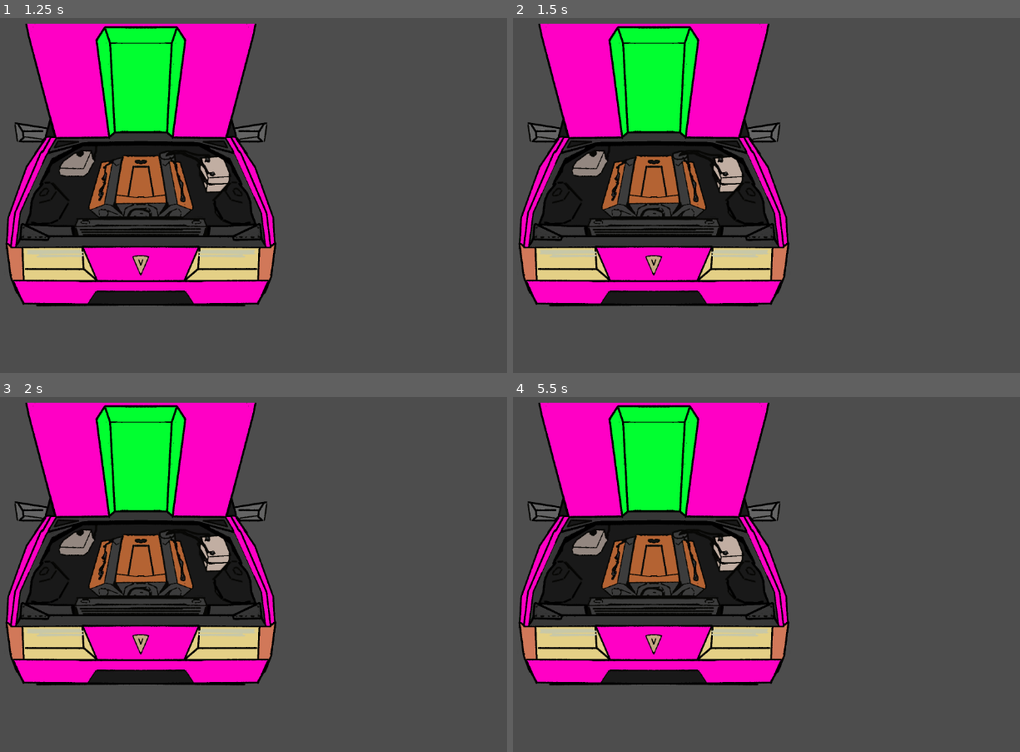
Above: before the commit, frames 1-4 (two rows, left to right).
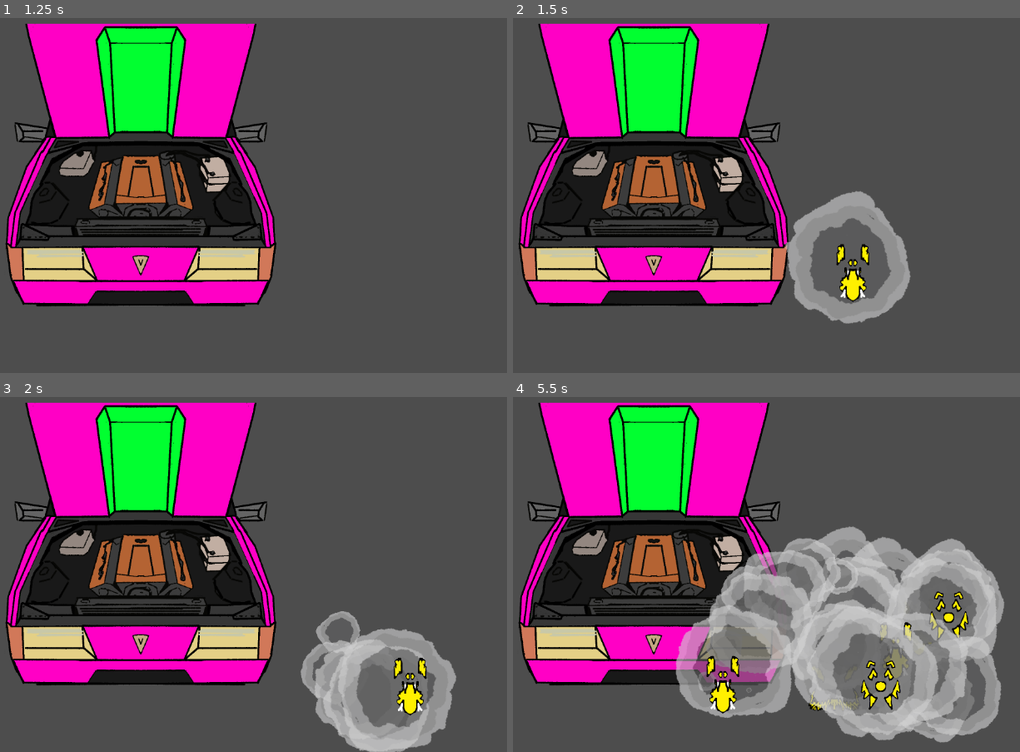
Above: after the commit, the same moments.

Repository: wildp4nts/gamemacgameface
Game: Godot game, scene res://game_scene.tscn
Two runs of this game, one before a commit and one after it. Both use one fixed random seed, a clock stepped at 60 frames per second and the inputs below.
Inputs (mouse positions are in pixels of both pictures, inside the frame that each line leads up to):
- Up to frame 1 (1.25 s): tap Enter at 0.5 s; move the mouse to (141, 191) at 0.52 s; click (141, 191) at 0.6 s
- Up to frame 2 (1.5 s): tap Space at 1.25 s; move the mouse to (654, 170) at 1.27 s; click (654, 170) at 1.35 s
- Up to frame 3 (2 s): no input
- Up to frame 4 (5.5 s): click (654, 549) at 2.1 s; click (654, 549) at 2.85 s; click (654, 549) at 3.6 s; click (654, 549) at 4.35 s; move the mouse to (720, 563) at 5.02 s; click (720, 563) at 5.1 s

Frame 1 is identical in both runs. In frame 2, 4.5% of the frame differs, in the area x 53-79%, y 48-87%; in frame 3, 7.3%; in frame 4, 27%, in the area x 32-97%, y 36-98%.

Commit message:
ghost spawning

Diff:
--- a/classes/CarPart.gd
+++ b/classes/CarPart.gd
@@ -15,7 +15,6 @@
 # Called every frame. 'delta' is the elapsed time since the previous frame.
 func _process(_delta):
 	if Input.is_action_just_pressed("mouse_click") and mouse_in:
-		print(get_name())
 		clicked_on.emit()
 
 
--- /dev/null
+++ b/classes/Engine Bay.tscn
@@ -0,0 +1,9 @@
+[gd_scene format=3 uid="uid://c58sywc6051wk"]
+
+[node name="EngineBay" type="Node2D"]
+
+[node name="bay" type="Sprite2D" parent="."]
+
+[node name="Sprite2D2" type="Sprite2D" parent="."]
+
+[node name="bay_front" type="Sprite2D" parent="."]
--- a/classes/car.gd
+++ b/classes/car.gd
@@ -6,9 +6,13 @@
 
 var mouse_in : bool = false
 
+var enemies : Array[Resource] = [preload("res://classes/ghost.tscn")]
+
 # Called when the node enters the scene tree for the first time.
 func _ready():
-	pass
+	var car_parts : Array[Node] = get_tree().get_nodes_in_group("car_part")
+	for car_part in car_parts:
+		car_part.clicked_on.connect(_on_clicked_on_part)
 
 func open():
 	get_node("CarBody").texture = load("res://assets/CAR_PLACEHOLDER_OPEN.png")
@@ -32,5 +36,12 @@
 	mouse_in = false
 
 
-func _on_engine_clicked_on():
-	print("clicked on") # Replace with function body.
+func _on_clicked_on_part():
+	var instance : Node = enemies[randi_range(0,enemies.size() - 1)].instantiate()
+	add_child(instance)
+	instance.defeated.connect(enemy_defeated)
+
+
+func enemy_defeated(instance):
+	instance.queue_free()
+	print("defeated")
--- a/classes/car.tscn
+++ b/classes/car.tscn
@@ -58,7 +58,6 @@
 
 [connection signal="mouse_entered" from="StaticBody2D" to="." method="_on_static_body_2d_mouse_entered"]
 [connection signal="mouse_exited" from="StaticBody2D" to="." method="_on_static_body_2d_mouse_exited"]
-[connection signal="clicked_on" from="Engine" to="." method="_on_engine_clicked_on"]
 
 [editable path="Engine"]
 [editable path="Radiator"]
--- a/classes/car_part.tscn
+++ b/classes/car_part.tscn
@@ -2,7 +2,7 @@
 
 [ext_resource type="Script" path="res://classes/CarPart.gd" id="1_kpwxk"]
 
-[node name="CarPart" type="Sprite2D" groups=["visible_after_opening"]]
+[node name="CarPart" type="Sprite2D" groups=["car_part", "visible_after_opening"]]
 visible = false
 script = ExtResource("1_kpwxk")
 
--- a/classes/ghost.gd
+++ b/classes/ghost.gd
@@ -6,18 +6,41 @@
 
 var timer : Timer
 
+@export var x_speed : float
+
+@export var y_speed : float
+
+#generates "random" value between - threshold and threshold
+@export var x_threshold : float
+
+@export var y_threshold : float
+
 func _ready():
 	timer = get_node("Timer")
 	timer.set_paused(true);
+	get_node("Sprite2D").texture = load("res://assets/GOSE/Ghost" + str(randi_range(1,4)) + ".png")
 
 func _process(_delta):
 	if !timer.is_stopped():
 		modulate = Color(1,1,1,timer.time_left/timer.wait_time)
 
+	x_speed += randf_range(-x_threshold,x_threshold)
+	y_speed += randf_range(-y_threshold,y_threshold)
+
+	var position_x = self.position.x + get_node("Sprite2D").texture.get_width()
+
+	#TODO: fix odrazeni
+	if((self.position.x + get_node("Sprite2D").texture.get_width()/2) > DisplayServer.window_get_size().x || (self.position.x - get_node("Sprite2D").texture.get_width()/2) < 0):
+		x_speed *= -1
+
+	if((self.position.y + get_node("Sprite2D").texture.get_height()/2) > DisplayServer.window_get_size().y || (self.position.y - get_node("Sprite2D").texture.get_height()/2) < 0):
+		y_speed *= -1
+
+	self.position += Vector2(x_speed,y_speed)
+
 
 func _on_timer_timeout():
-	defeated.emit()
-	print("despawn")
+	defeated.emit(self)
 
 
 func _on_mouse_entered():
--- a/classes/ghost.tscn
+++ b/classes/ghost.tscn
@@ -27,16 +27,21 @@
 orbit_velocity_min = -0.25
 orbit_velocity_max = 0.25
 gravity = Vector3(0, 0, 0)
+scale_min = 0.8
 scale_curve = SubResource("CurveTexture_osqn7")
 turbulence_noise_speed = Vector3(0.5, 0.5, 0.5)
 
 [sub_resource type="CircleShape2D" id="CircleShape2D_4mkfb"]
 radius = 140.228
 
-[node name="CharacterBody2D" type="CharacterBody2D"]
+[node name="CharacterBody2D" type="CharacterBody2D" groups=["enemy"]]
 position = Vector2(645, 299)
 input_pickable = true
 script = ExtResource("1_exl8r")
+x_speed = 4.0
+y_speed = 4.0
+x_threshold = 2.0
+y_threshold = 2.0
 
 [node name="GPUParticles2D" type="GPUParticles2D" parent="."]
 process_material = SubResource("ParticleProcessMaterial_vkwrt")
--- /dev/null
+++ b/enginepart.gd
@@ -0,0 +1,11 @@
+extends TextureButton
+
+
+# Called when the node enters the scene tree for the first time.
+func _ready():
+	pass # Replace with function body.
+
+
+# Called every frame. 'delta' is the elapsed time since the previous frame.
+func _process(delta):
+	pass
Not shown, added: HAND2.png.import
Not shown, added: assets/CAR/CAR_A/BASE.png.import
Not shown, added: assets/CAR/CAR_A/Blinkers.png.import
Not shown, added: assets/CAR/CAR_A/GRILL.png.import
Not shown, added: assets/CAR/CAR_A/GRILL2.png.import
Not shown, added: assets/CAR/CAR_A/HEADLIGHTS.png.import
Not shown, added: assets/CAR/CAR_A/HEADLIGHTS2.png.import
Not shown, added: assets/CAR/CAR_A/HOODC.png.import
Not shown, added: assets/CAR/CAR_A/HOODCHITBOX.png.import
Not shown, added: assets/CAR/CAR_A/HOODHITBOX.png.import
Not shown, added: assets/CAR/CAR_A/HOODO.png.import
Not shown, added: assets/CAR/CAR_A/REGPLT.png.import
(and 50 more such lines)
